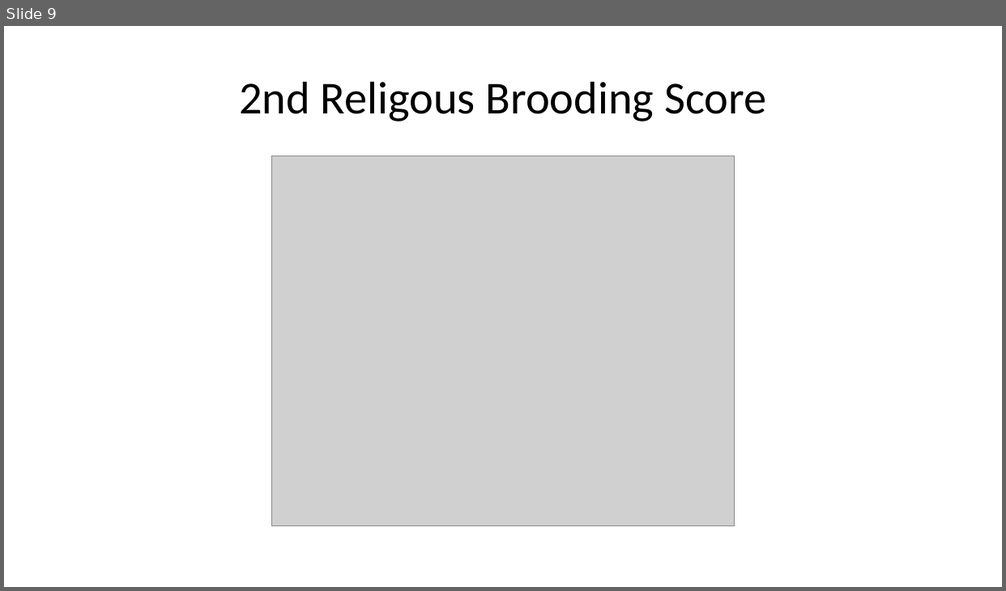
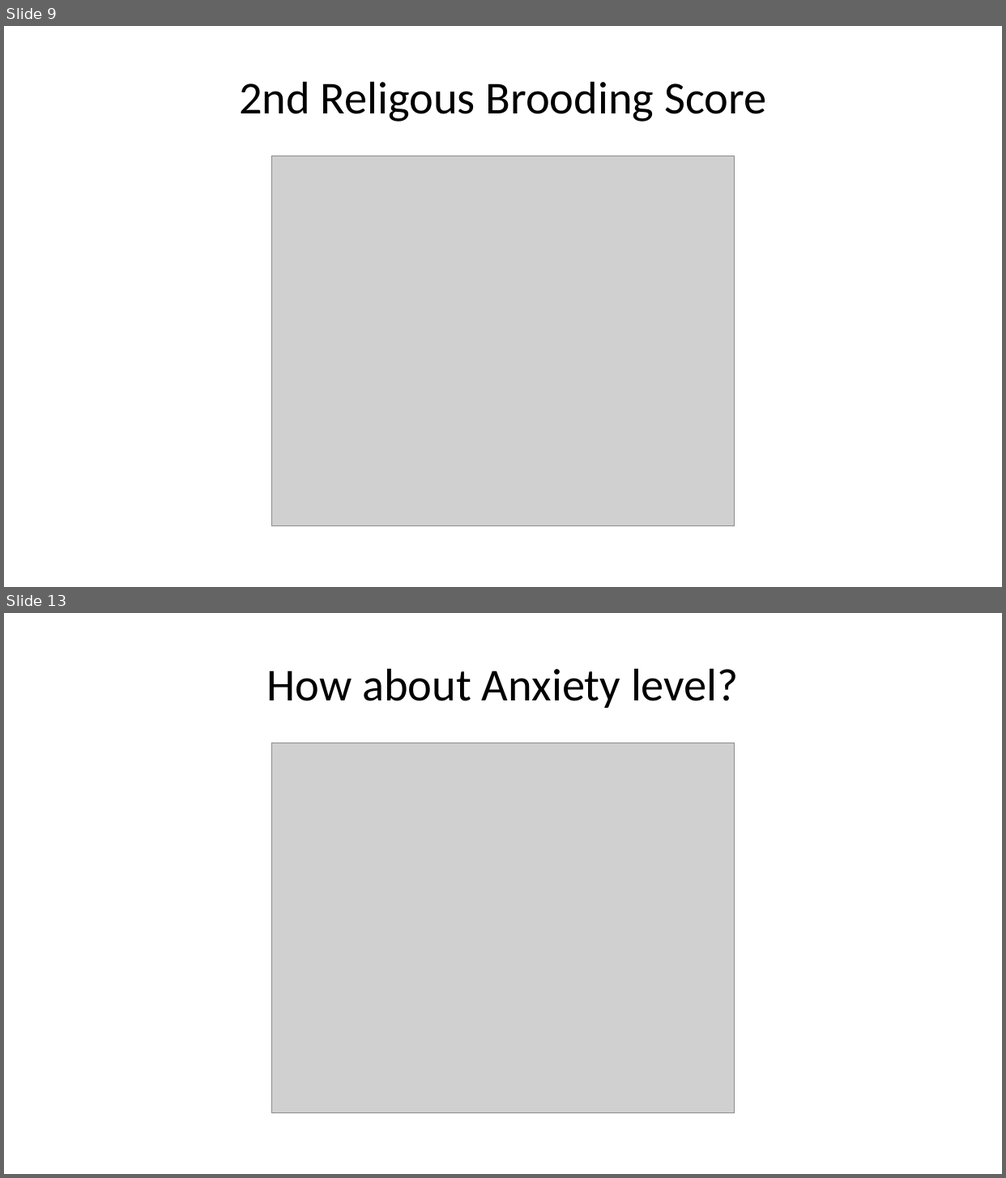
Before and after one commit to aksh11335/BIS15W2023_asrivatsa, a slide deck: R_project/Presentaion_Bis15.pptx. Shown one above the other, each under a label of ours: slide 9 before the commit, slides 9 and 13 after it; the slides between them are not shown. The pictures are 1006x591 and 1006x1178 pixels, drawn with LibreOffice and Linux fonts; fonts in the diff are those of the drawing; grey boxes stand for pictures. Boxes give left, top, right and bottom in pixels: in the first picture for what was removed or moved away, otherwise in the second. Text is boxed around its words. In the diff, an @@ line names an element or a change of style, - is before the commit and + after.

```diff
--- a/R_project/Presentaion_Bis15.pptx
+++ b/R_project/Presentaion_Bis15.pptx
@@ slide 13 added at (4, 613, 1002, 1174), background #FFFFFF @@
@@ title added at (267, 668, 739, 708), 33 pt, text #000000 @@
+How about Anxiety level?
@@ picture added at (271, 743, 735, 1114) @@
```
Also in this commit, not shown: 2 slides changed, 5 other slides added, 4 other files.
